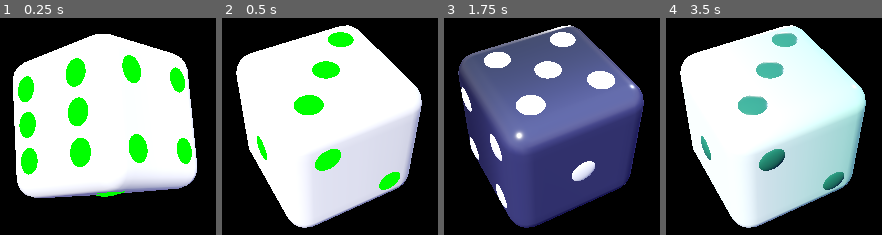
Above: before the commit, frames 1-4 (left to right).
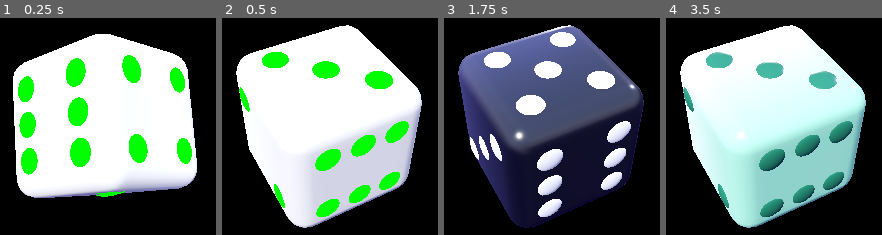
Above: after the commit, the same moments.

Repository: Goldenmayhem101/LinkScribe
Game: Godot game, scene res://main.tscn
Two runs of this game, one before a commit and one after it. Both use one fixed random seed, a clock stepped at 60 frames per second and the inputs below.
Inputs:
- Up to frame 1 (0.25 s): no input
- Up to frame 2 (0.5 s): no input
- Up to frame 3 (1.75 s): no input
- Up to frame 4 (3.5 s): no input

Frame 1 is identical in both runs. In frame 2, 6.7% of the frame differs, in the area x 7-87%, y 6-97%; in frame 3, 42%, in the area x 6-93%, y 3-97%; in frame 4, 31%.

Commit message:
Ludora Dice v1.2: painted board worlds, classic board, glossy pawns, themed dice, frames, store
- Classic default board (no slot circles) with glossy 3D pawns rendered in Godot
- All 35 boards repainted with their own world background; Epic/Legendary boards animated
- 10 themed dice with picture faces, spinning store preview and character six show
- Illustrated frames with moving props, pawn preview with capture, pawn trail
- Store: collection counter, rarity and owned filters, search

Co-Authored-By: Claude Opus 5.5 <noreply@anthropic.com>
Claude-Session: https://claude.ai/code/session_0196TF67ACf4DrGk3bwDQLY6

Diff:
--- /dev/null
+++ b/ludora-dice/tools/dice-render/pawn.gd
@@ -0,0 +1,76 @@
+extends Node3D
+# Glossy classic Ludo pawns: lathe-turned shape, plastic material, 4 colors -> out/pawn_<color>.png
+
+const SEG := 64
+# profile: [radius, height] from bottom center up to the top of the head (head handled as a sphere)
+const PROFILE := [
+	[0.0, 0.0], [0.46, 0.0], [0.52, 0.02], [0.555, 0.06], [0.56, 0.10], [0.54, 0.15], [0.48, 0.19],
+	[0.42, 0.23], [0.39, 0.29], [0.36, 0.37], [0.32, 0.47], [0.27, 0.57], [0.22, 0.66], [0.19, 0.72],
+	[0.27, 0.75], [0.30, 0.78], [0.28, 0.81], [0.17, 0.83], [0.15, 0.86], [0.0, 0.88]]
+const HEAD_Y := 1.07
+const HEAD_R := 0.25
+
+func lathe() -> ArrayMesh:
+	var st := SurfaceTool.new()
+	st.begin(Mesh.PRIMITIVE_TRIANGLES)
+	var pts := []
+	for p in PROFILE: pts.append(Vector2(p[0], p[1]))
+	for i in range(pts.size() - 1):
+		var a: Vector2 = pts[i]; var b: Vector2 = pts[i + 1]
+		var d := b - a
+		var n2 := Vector2(d.y, -d.x).normalized()   # outward normal in profile plane
+		if n2.x < 0: n2 = -n2
+		for s in SEG:
+			var t0 := TAU * s / SEG; var t1 := TAU * (s + 1) / SEG
+			var q := [[a, t0], [b, t0], [b, t1], [a, t1]]
+			for idx in [0, 2, 1, 0, 3, 2]:
+				var pp: Vector2 = q[idx][0]; var th: float = q[idx][1]
+				st.set_normal(Vector3(n2.x * cos(th), n2.y, n2.x * sin(th)).normalized())
+				st.add_vertex(Vector3(pp.x * cos(th), pp.y, pp.x * sin(th)))
+	st.generate_tangents()
+	return st.commit()
+
+func shot(path: String) -> void:
+	await RenderingServer.frame_post_draw
+	await RenderingServer.frame_post_draw
+	get_viewport().get_texture().get_image().save_png(path)
+
+func _ready() -> void:
+	DirAccess.make_dir_recursive_absolute(ProjectSettings.globalize_path("res://out/"))
+	var cam := Camera3D.new(); add_child(cam)
+	cam.fov = 22.0
+	cam.position = Vector3(0, 1.75, 4.6)
+	cam.look_at(Vector3(0, 0.6, 0), Vector3.UP)
+	var env := Environment.new()
+	env.background_mode = Environment.BG_CLEAR_COLOR
+	var sky := Sky.new(); var psm := ProceduralSkyMaterial.new()
+	psm.sky_top_color = Color(0.8, 0.85, 1.0); psm.sky_horizon_color = Color(1, 1, 1)
+	psm.ground_bottom_color = Color(0.35, 0.35, 0.4); psm.ground_horizon_color = Color(0.85, 0.85, 0.9)
+	sky.sky_material = psm; env.sky = sky
+	env.ambient_light_source = Environment.AMBIENT_SOURCE_SKY
+	env.ambient_light_energy = 0.28
+	env.reflected_light_source = Environment.REFLECTION_SOURCE_SKY
+	env.tonemap_mode = Environment.TONE_MAPPER_LINEAR
+	var we := WorldEnvironment.new(); we.environment = env; add_child(we)
+	var key := DirectionalLight3D.new(); add_child(key)
+	key.rotation_degrees = Vector3(-40, -40, 0); key.light_energy = 1.3
+	var fill := DirectionalLight3D.new(); add_child(fill)
+	fill.rotation_degrees = Vector3(-15, 150, 0); fill.light_energy = 0.5
+	var rim := DirectionalLight3D.new(); add_child(rim)
+	rim.rotation_degrees = Vector3(-5, 180, 0); rim.light_energy = 0.6
+	var body := MeshInstance3D.new(); body.mesh = lathe(); add_child(body)
+	var head := MeshInstance3D.new(); var sm := SphereMesh.new()
+	sm.radius = HEAD_R; sm.height = HEAD_R * 2; sm.radial_segments = 48; sm.rings = 24
+	head.mesh = sm; head.position = Vector3(0, HEAD_Y, 0); add_child(head)
+	var cols := {"red": "#d81a22", "green": "#13952f", "yellow": "#f0b400", "blue": "#155fd6"}
+	for k in cols:
+		var m := StandardMaterial3D.new()
+		m.albedo_color = Color.html(cols[k])
+		m.roughness = 0.18
+		m.metallic = 0.0
+		m.metallic_specular = 0.9
+		m.rim_enabled = true; m.rim = 0.12; m.rim_tint = 0.8
+		body.material_override = m; head.material_override = m
+		await shot("res://out/pawn_%s.png" % k)
+		print("pawn ", k)
+	get_tree().quit()
--- /dev/null
+++ b/ludora-dice/tools/dice-render/pawn.tscn
@@ -0,0 +1,6 @@
+[gd_scene load_steps=2 format=3]
+
+[ext_resource type="Script" path="res://pawn.gd" id="1"]
+
+[node name="Root" type="Node3D"]
+script = ExtResource("1")
--- a/ludora-dice/tools/dice-render/render.gd
+++ b/ludora-dice/tools/dice-render/render.gd
@@ -84,6 +84,16 @@
 		{id="plasma", tex="plasma", pip="#c8feff", rough=.25, em="#ff4fd8", emt=0.35, pipem=1.6},
 		{id="mirror", b=["#ffffff", "#f0f2f6", "#dde1e8"], pip="#2a2f38", rough=.14, metal=.75},
 		{id="prism", prism=true, pip="#ffffff", rough=.2, pipem=.3},
+		{id="t_pirate", b=["#f2c14e", "#f2c14e", "#f2c14e"], pip="#000000", rough=.3, faces=true},
+		{id="t_astro", b=["#9ad8ff", "#9ad8ff", "#9ad8ff"], pip="#000000", rough=.3, faces=true},
+		{id="t_bear", b=["#fff0f7", "#fff0f7", "#fff0f7"], pip="#000000", rough=.3, faces=true},
+		{id="t_dragon", b=["#ffd24a", "#ffd24a", "#ffd24a"], pip="#000000", rough=.3, faces=true},
+		{id="t_robot", b=["#e0fff9", "#e0fff9", "#e0fff9"], pip="#000000", rough=.3, faces=true},
+		{id="t_mermaid", b=["#ffe0f0", "#ffe0f0", "#ffe0f0"], pip="#000000", rough=.3, faces=true},
+		{id="t_tiger", b=["#2a1404", "#2a1404", "#2a1404"], pip="#000000", rough=.3, faces=true},
+		{id="t_owl", b=["#ffe08a", "#ffe08a", "#ffe08a"], pip="#000000", rough=.3, faces=true},
+		{id="t_unicorn", b=["#ff9bd9", "#ff9bd9", "#ff9bd9"], pip="#000000", rough=.3, faces=true},
+		{id="t_ghost", b=["#ff9a2a", "#ff9a2a", "#ff9a2a"], pip="#000000", rough=.3, faces=true},
 	]
 
 # ---------- mesh ----------
@@ -191,6 +201,22 @@
 	body = MeshInstance3D.new(); body.mesh = build_body(sk)
 	body.material_override = mat_for(sk, false)
 	die.add_child(body)
+	if sk.has("faces"):
+		for fi in 6:
+			var f2 = FACES[fi]
+			var n2: Vector3 = f2[0]
+			var q := MeshInstance3D.new(); var qm := QuadMesh.new(); qm.size = Vector2(1.58, 1.58); q.mesh = qm
+			var fm := StandardMaterial3D.new()
+			var img := Image.load_from_file(ProjectSettings.globalize_path("res://faces/%s_%d.png" % [sk.id, FVAL[fi]]))
+			img.generate_mipmaps()
+			fm.albedo_texture = ImageTexture.create_from_image(img); fm.roughness = 0.35
+			q.material_override = fm
+			var xa: Vector3 = Vector3.RIGHT if absf(n2.y) > .9 else Vector3.UP.cross(n2).normalized()
+			var ya: Vector3 = n2.cross(xa).normalized()
+			q.basis = Basis(xa, ya, n2)
+			q.position = n2 * 1.002
+			die.add_child(q)
+		return
 	var pm := mat_for(sk, true)
 	var sph := SphereMesh.new(); sph.radius = 0.2; sph.height = 0.4
 	sph.radial_segments = 24; sph.rings = 12
@@ -211,7 +237,15 @@
 	if n == Vector3.DOWN: q = Quaternion(Vector3.RIGHT, PI)
 	elif n == Vector3.UP: q = Quaternion.IDENTITY
 	else: q = Quaternion(n, Vector3.UP)
-	return Basis(Quaternion(Vector3.UP, deg_to_rad(28.0)) * q)
+	var xa: Vector3 = Vector3.RIGHT if absf(n.y) > .9 else Vector3.UP.cross(n).normalized()
+	var ya: Vector3 = n.cross(xa).normalized()
+	var yw: Vector3 = Basis(q) * ya
+	var fix := 0.0; var best := 9.0
+	for k in 4:
+		var a := k * PI / 2.0
+		var z := (Basis(Vector3.UP, a) * yw).z
+		if z < best: best = z; fix = a
+	return Basis(Quaternion(Vector3.UP, deg_to_rad(28.0) + fix) * q)
 
 func shot(path: String) -> void:
 	await RenderingServer.frame_post_draw
